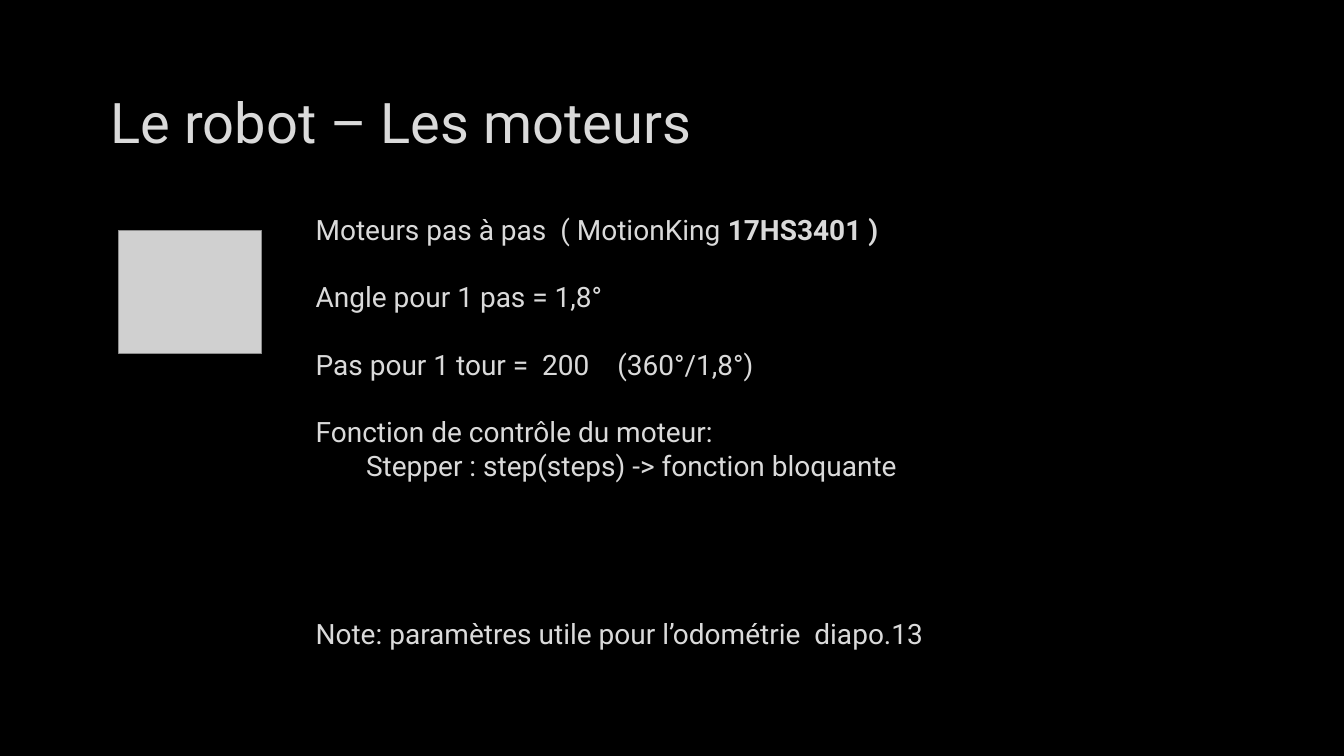
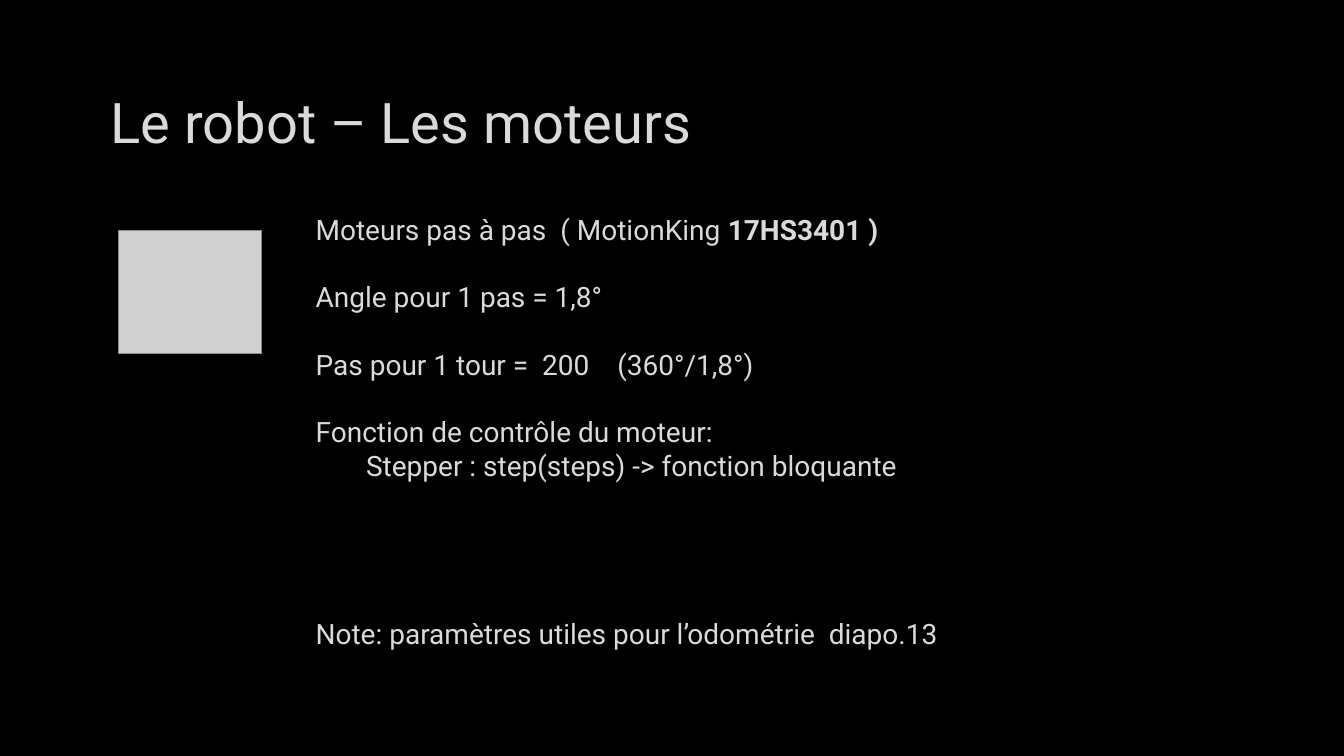
Before and after one commit to CyrilPy/BadMonkey, a slide deck: slide 10 of Gestion projet/Projet intégration robotique – IMERIR.pptx. Drawn at 1344x756 pixels with LibreOffice and Linux fonts; fonts in the diff are those of the drawing; grey boxes stand for pictures; background and template pictures are left out. Boxes give left, top, right and bottom in pixels: in the first picture for what was removed or moved away, otherwise in the second. Text is boxed around its words. In the diff, an @@ line names an element or a change of style, - is before the commit and + after.

Commit message:
MaJ - Powerpoint

```diff
--- a/Gestion projet/Projet intégration robotique – IMERIR.pptx
+++ b/Gestion projet/Projet intégration robotique – IMERIR.pptx
@@ text at (x1=316, y1=623, x2=937, y2=650): text changed @@
-Note: paramètres utile pour l’odométrie diapo.13
+Note: paramètres utiles pour l’odométrie diapo.13
```
Also in this commit, not shown: 1 other slide changed, 2 other files.
